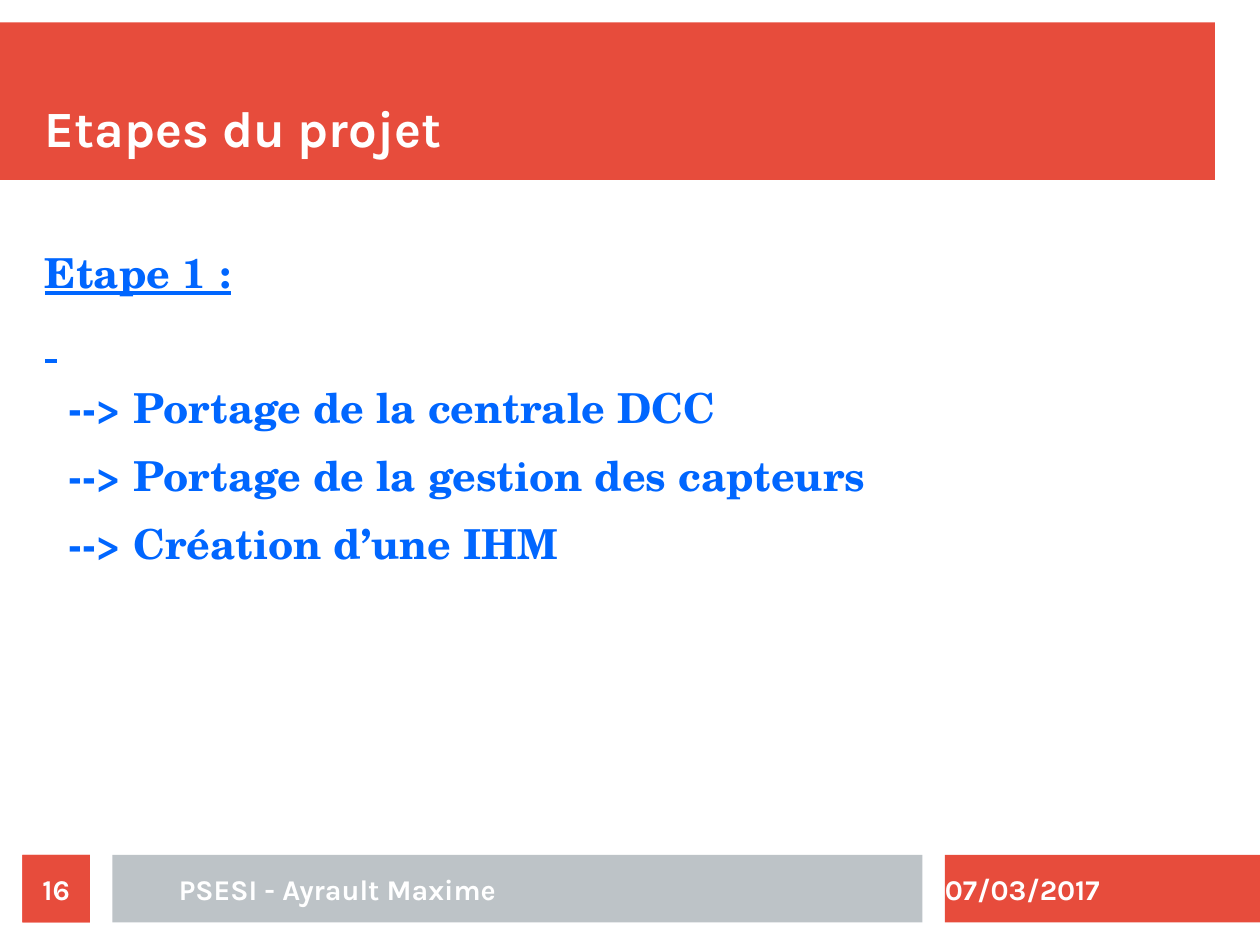
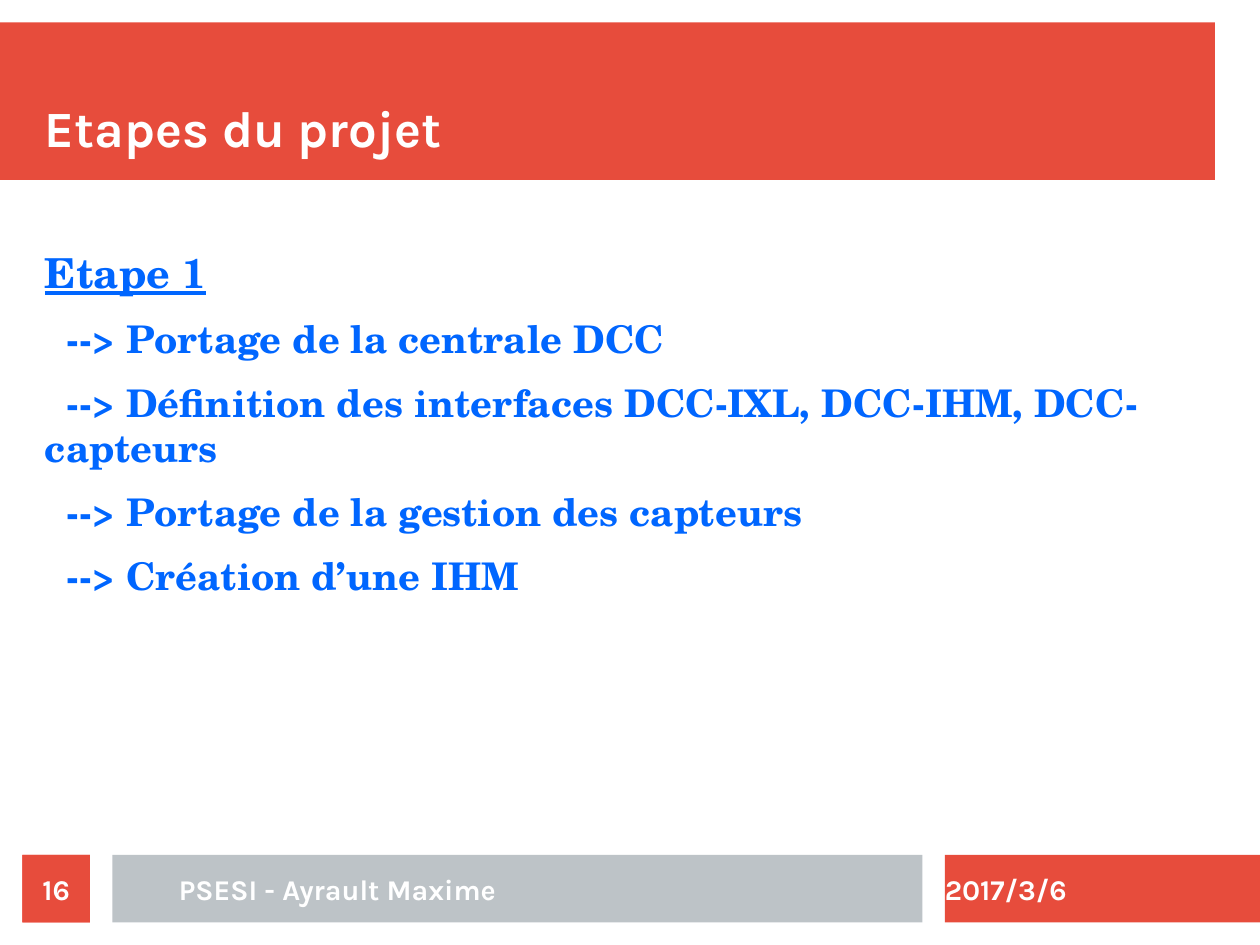
Before and after one commit to maximouth/CBI, a slide deck: slide 16 of Presentation/presentation.odp. Drawn at 1260x945 pixels with LibreOffice and Linux fonts; fonts in the diff are those of the drawing. Boxes give left, top, right and bottom in pixels: in the first picture for what was removed or moved away, otherwise in the second. Text is boxed around its words. In the diff, an @@ line names an element or a change of style, - is before the commit and + after.

```diff
--- a/Presentation/presentation.odp
+++ b/Presentation/presentation.odp
@@ text at [45,258,206,297]: text changed @@
-Etape 1 :
+Etape 1
@@ text at [126,325,803,591]: size 26 to 24 pt in "--> Portage de la centrale DCC", "--> Portage de la gestion des capteurs", "--> Création d’une IHM" @@
@@ text at [45,389,1138,470]: paragraph added @@
+--> Définition des interfaces DCC-IXL, DCC-IHM, DCC-capteurs
@@ text at [945,878,1067,903]: text changed @@
-07/03/2017
+2017/3/6
```
Also in this commit, not shown: 22 other slides changed.
